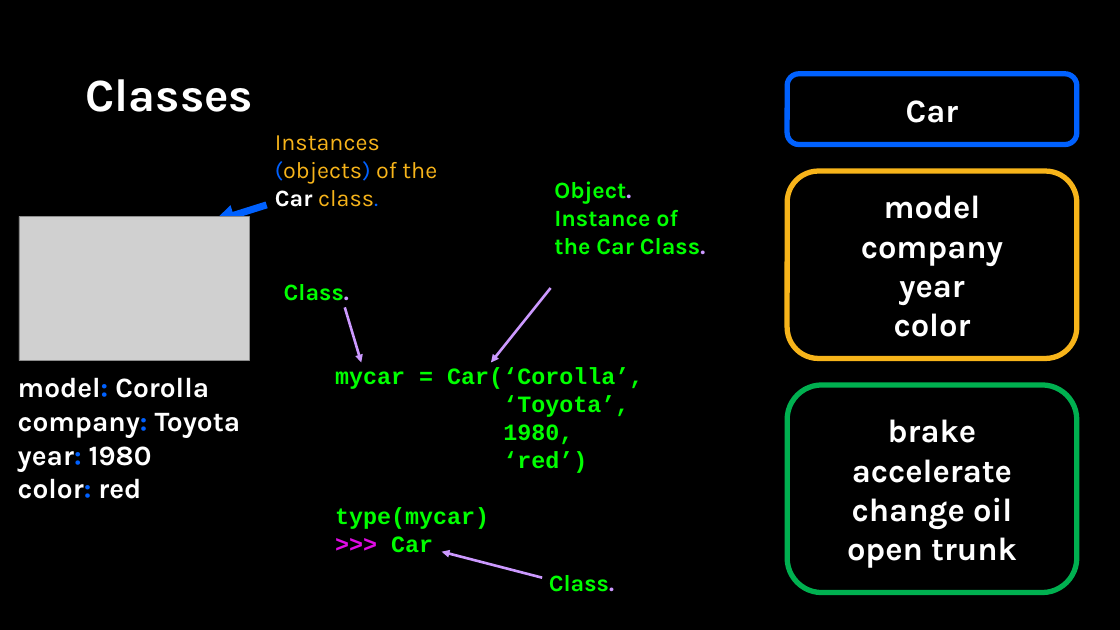
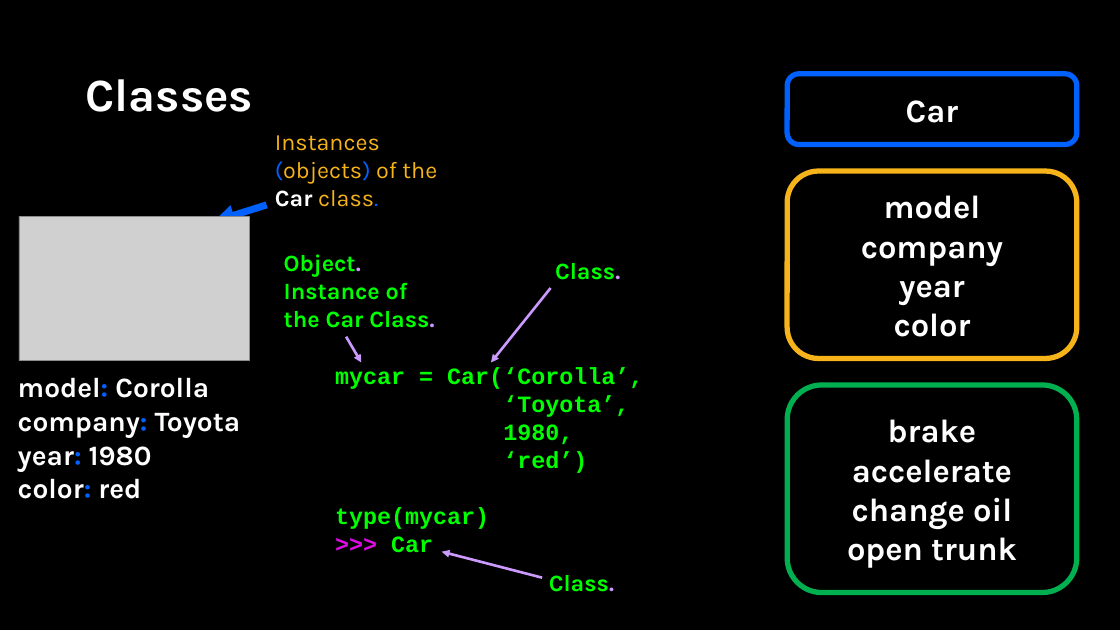
Before and after one commit to APS106/APS106-winter-2025-kinsella-goodfellow, a slide deck: slide 16 of lectures/week10/lecture2/slides/week10_lecture2.pptx (slide 17 before the commit). Drawn at 1120x630 pixels with LibreOffice and Linux fonts; fonts in the diff are those of the drawing; grey boxes stand for pictures; background and template pictures are left out. Boxes give left, top, right and bottom in pixels: in the first picture for what was removed or moved away, otherwise in the second. Text is boxed around its words. In the diff, an @@ line names an element or a change of style, - is before the commit and + after.

```diff
--- a/lectures/week10/lecture2/slides/week10_lecture2.pptx
+++ b/lectures/week10/lecture2/slides/week10_lecture2.pptx
@@ text "Object.": place and size @@
-text "Object." at bbox=[554, 181, 705, 255]
+text "Object." at bbox=[284, 254, 434, 328]
@@ text "Class.": place and size @@
-text "Class." at bbox=[284, 284, 349, 301]
+text "Class." at bbox=[555, 263, 620, 280]
@@ arrow moved from (344, 308) - (361, 363) to (346, 337) - (361, 363) @@
```
Also in this commit, not shown: 6 other slides changed, 4 slides added, 1 slide removed, 5 other files.
